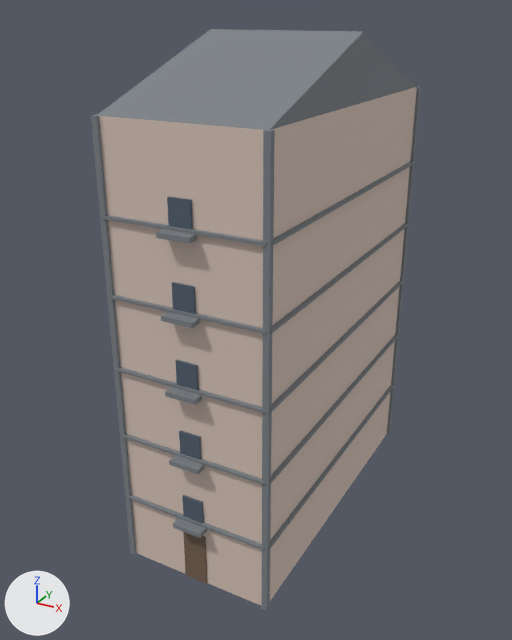
What one commit did to the glTF model public/buildings/lot_1x2.glb.
The view is the same before and after, from a 50 mm lens placed at (16.4, -18.8, 21.8), pointed at (2.6, 6.3, 9.2). Every picture has the same lights, and +X, +Y and +Z are marked at lower left. The older version comes first. Vertices at exactly the same position are counted once.

Before the edit, the objects in view are built like this:
```python
mat_lot_1x2_glass = principled_material('lot_1x2_glass')
mat_lot_1x2_glass.base_color = (0.08, 0.11, 0.15)  # greyish blue #505d6c
mat_lot_1x2_glass.roughness = 0.85
me_lot_1x2 = bpy.data.meshes.new('lot_1x2')
me_lot_1x2.from_pydata(...)  # 290 vertices, 438 faces; spans x -0.2..6.7, y -0.6..14.7, z 0.0..21.0
# faces by material slot: [12, 354, 12, 60]
me_lot_1x2.materials.append(mat_lot_1x2)  # pale pink #d7c4b8
me_lot_1x2.materials.append(mat_lot_1x2_trim)  # grey #7c8186
me_lot_1x2.materials.append(mat_lot_1x2_door)  # brown #766150
me_lot_1x2.materials.append(mat_lot_1x2_glass)  # greyish blue #505d6c
ob_lot_1x2 = bpy.data.objects.new('lot_1x2', me_lot_1x2)
ob_lot_1x2.location = (0.0, 0.0, 0.0)
```
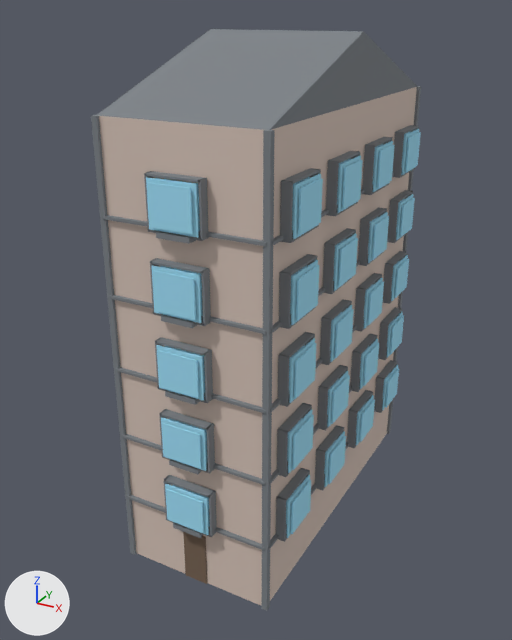
Location of each change, (x1, y1, x2, y2) in pixels of the pictures (512 x 640 px):
'lot_1x2', recoloured, reshaped: (91, 29, 421, 611) in both
part 1 of me_lot_1x2, added: after (165, 475, 214, 497)
part 2 of me_lot_1x2, added: after (164, 475, 171, 520)
part 3 of me_lot_1x2, added: after (209, 490, 217, 537)
part 4 of me_lot_1x2, added: after (278, 469, 309, 501)
part 5 of me_lot_1x2, added: after (276, 496, 286, 542)
part 6 of me_lot_1x2, added: after (317, 425, 344, 452)
part 7 of me_lot_1x2, added: after (315, 449, 325, 491)
part 8 of me_lot_1x2, added: after (350, 390, 373, 413)
part 9 of me_lot_1x2, deleted: before (179, 430, 201, 460)
part 10 of me_lot_1x2, deleted: before (176, 360, 199, 390)
part 11 of me_lot_1x2, deleted: before (167, 197, 193, 230)
part 12 of me_lot_1x2, deleted: before (172, 282, 196, 314)
part 13 of me_lot_1x2, deleted: before (182, 495, 204, 523)
part 14 of me_lot_1x2, added: after (144, 125, 421, 538)

What changed in the scene script:
```text
Change mat_lot_1x2_glass:
    mat_lot_1x2_glass.base_color: (0.08, 0.11, 0.15) -> (0.35, 0.75, 0.95)  # greyish blue #505d6c -> cyan #a0e1f9
Change me_lot_1x2:
    used by ob_lot_1x2; location = (0.0, 0.0, 0.0)
    remove me_lot_1x2.from_pydata(...)  # 290 vertices, 438 faces; spans x -0.2..6.7, y -0.6..14.7, z 0.0..21.0
    add me_lot_1x2.from_pydata(...)  # 3050 vertices, 4578 faces; spans x -0.6..7.1, y -0.6..15.1, z 0.0..21.0
    me_lot_1x2 part 1: a new loose piece, a box spanning x 2.19..4.31, y -0.42..-0.04, z 4.8..4.88, in mat_lot_1x2_trim (grey #7c8186)
    me_lot_1x2 part 2: a new loose piece, a box spanning x 2.17..2.25, y -0.42..-0.04, z 2.92..4.88, in mat_lot_1x2_trim (grey #7c8186)
    me_lot_1x2 part 3: a new loose piece, a box spanning x 4.25..4.33, y -0.42..-0.04, z 2.92..4.88, in mat_lot_1x2_trim (grey #7c8186)
    me_lot_1x2 part 4: a new loose piece, a box spanning x 6.54..6.92, y 0.752..2.872, z 4.8..4.88, in mat_lot_1x2_trim (grey #7c8186)
    me_lot_1x2 part 5: a new loose piece, a box spanning x 6.54..6.92, y 0.733..0.812, z 2.92..4.88, in mat_lot_1x2_trim (grey #7c8186)
    me_lot_1x2 part 6: a new loose piece, a box spanning x 6.54..6.92, y 4.378..6.497, z 4.8..4.88, in mat_lot_1x2_trim (grey #7c8186)
    me_lot_1x2 part 7: a new loose piece, a box spanning x 6.54..6.92, y 4.358..4.438, z 2.92..4.88, in mat_lot_1x2_trim (grey #7c8186)
    me_lot_1x2 part 8: a new loose piece, a box spanning x 6.54..6.92, y 8.002..10.123, z 4.8..4.88, in mat_lot_1x2_trim (grey #7c8186)
    me_lot_1x2 part 9: the loose piece of 8 vertices spanning x 2.8..3.7, y -0.1..0.0, z 6.0..7.1 is deleted
    me_lot_1x2 part 10: the loose piece of 8 vertices spanning x 2.8..3.7, y -0.1..0.0, z 9.0..10.1 is deleted
    me_lot_1x2 part 11: the loose piece of 8 vertices spanning x 2.8..3.7, y -0.1..0.0, z 15.0..16.1 is deleted
    me_lot_1x2 part 12: the loose piece of 8 vertices spanning x 2.8..3.7, y -0.1..0.0, z 12.0..13.1 is deleted
    me_lot_1x2 part 13: the loose piece of 8 vertices spanning x 2.8..3.7, y -0.1..0.0, z 3.0..4.1 is deleted
    me_lot_1x2 part 14: 1536 vertices added at x 2.2..7.1, y -0.6..15.1, z 2.9..16.9
    other edits to the shape of me_lot_1x2 do not show in these pictures
```
